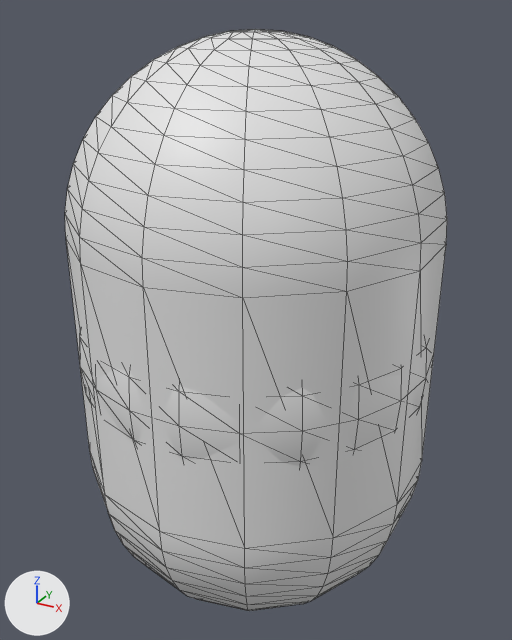
Before and after pictures for a commit that changed the OBJ model 1percent/frontend/models/puppet-robot.obj.
One viewpoint serves both versions: a camera (50 mm lens) standing at (0.753, -1.368, 0.734) and looking at (-0.008, 0.016, 0.042). Lighting does not change. The marker at lower left points along +X, +Y and +Z. The picture after the commit comes second. Mesh edges are drawn as thin lines. Where no turn or scale is listed for an object, it has been applied to the vertices. Vertices at exactly the same position are counted once.

The scene before the commit, as lines of its bpy script (objects in view):
```python
me_chest = bpy.data.meshes.new('chest')
me_chest.from_pydata(...)  # 390 vertices, 700 faces; spans x -0.409..0.409, y -0.42..0.42, z -0.695..0.695
me_skull = bpy.data.meshes.new('skull')
me_skull.from_pydata(...)  # 414 vertices, 748 faces; spans x -0.42..0.42, y -0.416..0.416, z -0.42..0.42
ob_chest = bpy.data.objects.new('chest', me_chest)
ob_chest.location = (0.0, 0.0, 0.0)
ob_skull = bpy.data.objects.new('skull', me_skull)
ob_skull.location = (0.0, 0.0, 0.0)
```
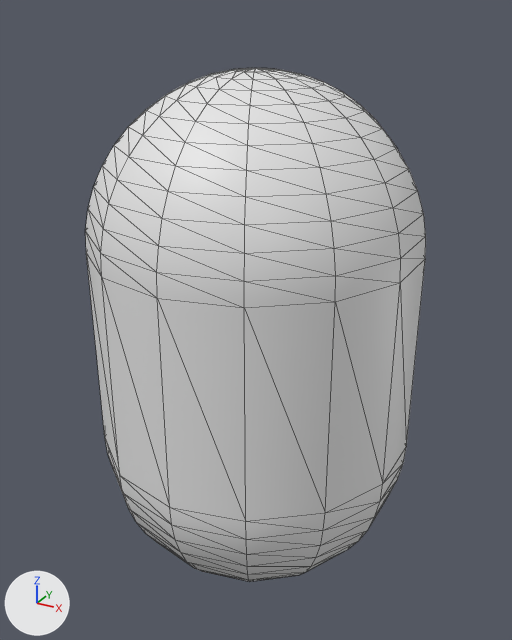
Pixel boxes [x1, y1, x2, y2] of what changed, in the pictures (512 x 640 px):
'chest', reshaped (11% narrower, 12% shorter): before [65, 29, 447, 611]; after [85, 68, 426, 581]
'skull', rescaled (not visible afterwards): before [79, 330, 431, 466]

Edits to the bpy script that builds the scene:
```text
Change me_chest:
    used by ob_chest; location = (0.0, 0.0, 0.0)
    remove me_chest.from_pydata(...)  # 390 vertices, 700 faces; spans x -0.409..0.409, y -0.42..0.42, z -0.695..0.695
    add me_chest.from_pydata(...)  # 390 vertices, 700 faces; spans x -0.37..0.37, y -0.38..0.38, z -0.62..0.62
    me_chest part 1: 390 of 390 vertices moved; they spanned x -0.409..0.409, y -0.42..0.42, z -0.695..0.695 and now span x -0.37..0.37, y -0.38..0.38, z -0.62..0.62; mean shift (0.0, 0.002, 0.0)
Change me_skull:
    used by ob_skull; location = (0.0, 0.0, 0.0)
    remove me_skull.from_pydata(...)  # 414 vertices, 748 faces; spans x -0.42..0.42, y -0.416..0.416, z -0.42..0.42
    add me_skull.from_pydata(...)  # 414 vertices, 748 faces; spans x -0.36..0.36, y -0.356..0.356, z -0.36..0.36
    me_skull part 2: the whole mesh is scaled about its middle by 0.857
```
